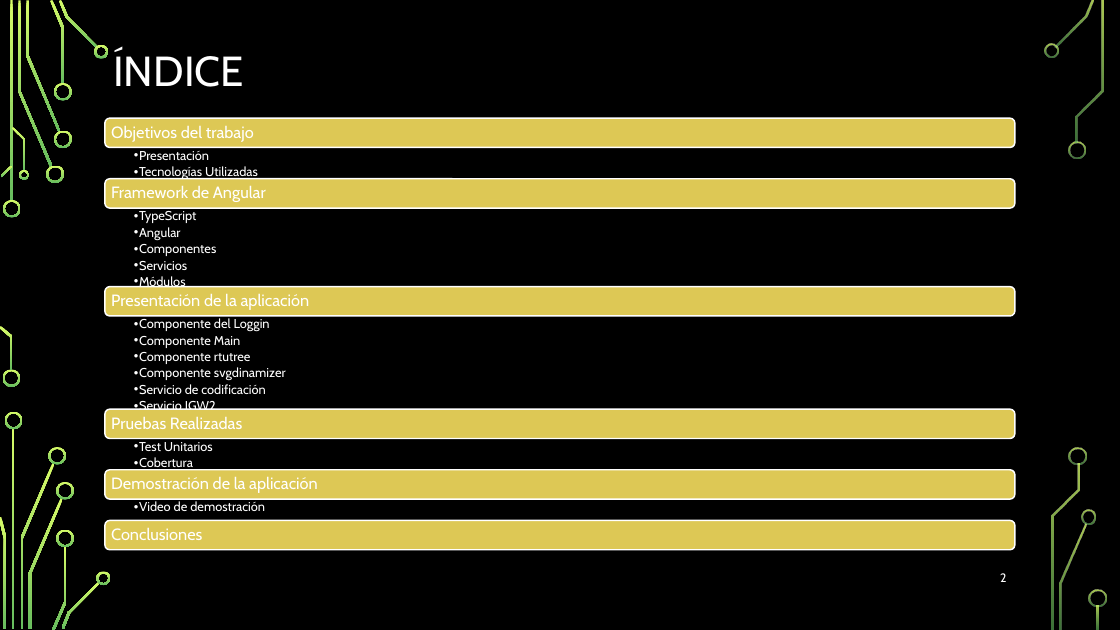
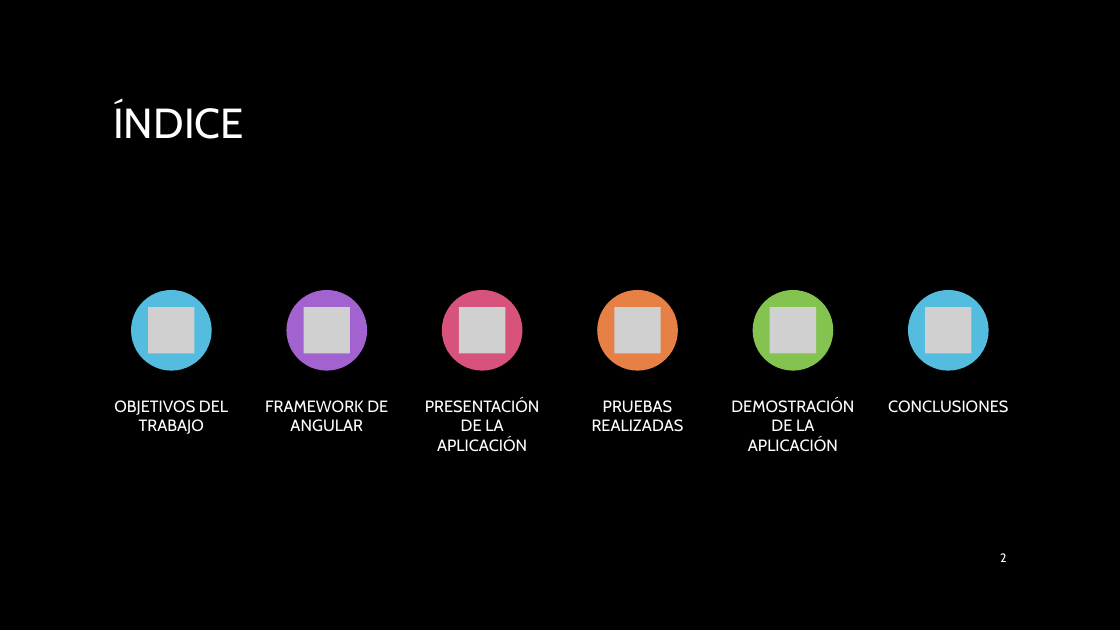
Before and after one commit to Hollex28/TFG-Proyecto_2019-2020, a slide deck: slide 2 of Presentacion del TFG.pptx. Drawn at 1120x630 pixels with LibreOffice and Linux fonts; fonts in the diff are those of the drawing; grey boxes stand for pictures; background and template pictures are left out. Boxes give left, top, right and bottom in pixels: in the first picture for what was removed or moved away, otherwise in the second. Text is boxed around its words. In the diff, an @@ line names an element or a change of style, - is before the commit and + after.

```diff
--- a/Presentacion del TFG.pptx
+++ b/Presentacion del TFG.pptx
@@ rectangle added at <box>0,0,1120,630</box>, fill #000000 @@
@@ fill gradient #D8FC68 to #66BD5F to gradient #7C96A3 to #3B4C54 in 17 elements at <box>18,1,52,167</box>, <box>26,1,60,132</box>, <box>50,0,65,84</box>, <box>59,0,97,49</box>, <box>1,166,13,177</box>, <box>0,326,13,371</box>, <box>13,429,15,629</box>, <box>0,517,6,628</box>, <box>29,498,63,629</box>, <box>52,546,66,630</box>, <box>61,581,100,629</box>, <box>1055,0,1094,47</box>, <box>1060,523,1087,629</box>, <box>1076,1,1104,143</box>, <box>1051,464,1080,629</box>, <box>1097,606,1100,629</box>, <box>10,1,13,202</box> @@
@@ title "ÍNDICE": place and size @@
-title "ÍNDICE" at <box>113,51,244,87</box>
+title "ÍNDICE" at <box>113,103,244,139</box>
@@ group added at <box>131,290,989,371</box>: 6 ellipses, 6 pictures @@
@@ text at <box>114,400,228,434</box>: text changed @@
-Objetivos del trabajo
+OBJETIVOS DEL TRABAJO
@@ text at <box>265,400,388,432</box>: text changed @@
-Framework de Angular
+FRAMEWORK DE ANGULAR
@@ text at <box>425,398,539,452</box>: text changed @@
-Presentación de la aplicación
+PRESENTACIÓN DE LA APLICACIÓN
@@ text at <box>592,400,684,432</box>: text changed @@
-Pruebas Realizadas
+PRUEBAS REALIZADAS
@@ text at <box>731,398,854,451</box>: text changed @@
-Demostración de la aplicación
+DEMOSTRACIÓN DE LA APLICACIÓN
@@ vertical alignment middle to top in 6 elements at <box>592,400,684,432</box>, <box>114,400,228,434</box>, <box>265,400,388,432</box>, <box>425,398,539,452</box>, <box>731,398,854,451</box>, <box>888,400,1008,413</box> @@
@@ text at <box>888,400,1008,413</box>: text changed @@
-Conclusiones
+CONCLUSIONES
@@ group removed at <box>105,118,1015,550</box>: 6 rounded rectangles, 5 texts @@
-  • Presentación
-  • Tecnologías Utilizadas
-  • TypeScript
-  • Angular
-  • Componentes
-  • Servicios
-  • Módulos
-  • Componente del Loggin
-  • Componente Main
-  • Componente rtutree
-  • Componente svgdinamizer
-  • Servicio de codificación
-  • Servicio IGW2
-  • Test Unitarios
-  • Cobertura
-  • Video de demostración
@@ page number: place and size @@
-page number at <box>1000,573,1006,582</box>
+page number at <box>1000,553,1006,562</box>
@@ page number at <box>1000,553,1006,562</box>: more space between paragraphs @@
@@ group removed at <box>3,44,1107,628</box>: 19 freeform shapes @@
```
Also in this commit, not shown: 11 other slides changed, 3 slides added, 12 slides removed.
